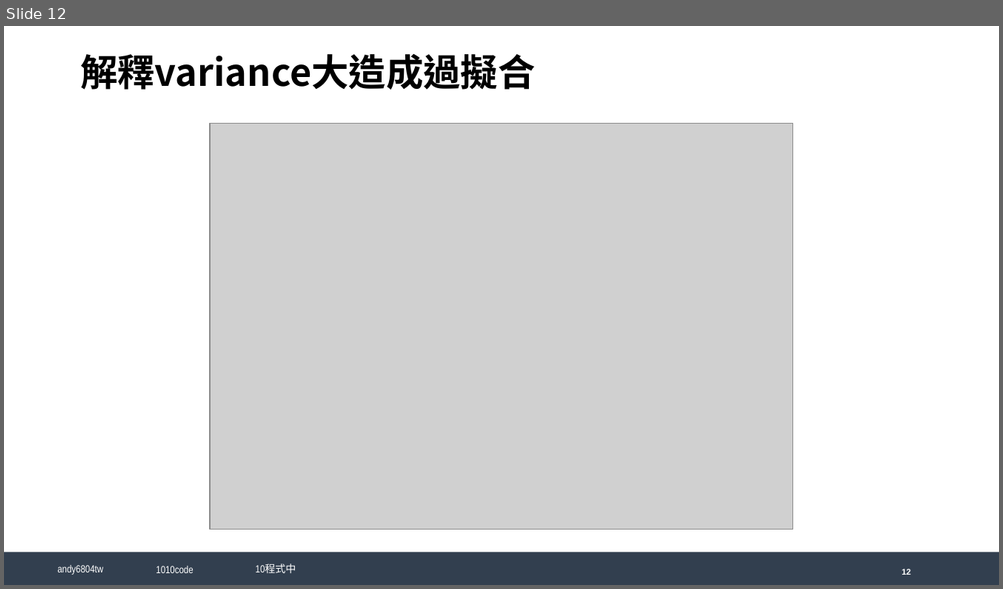
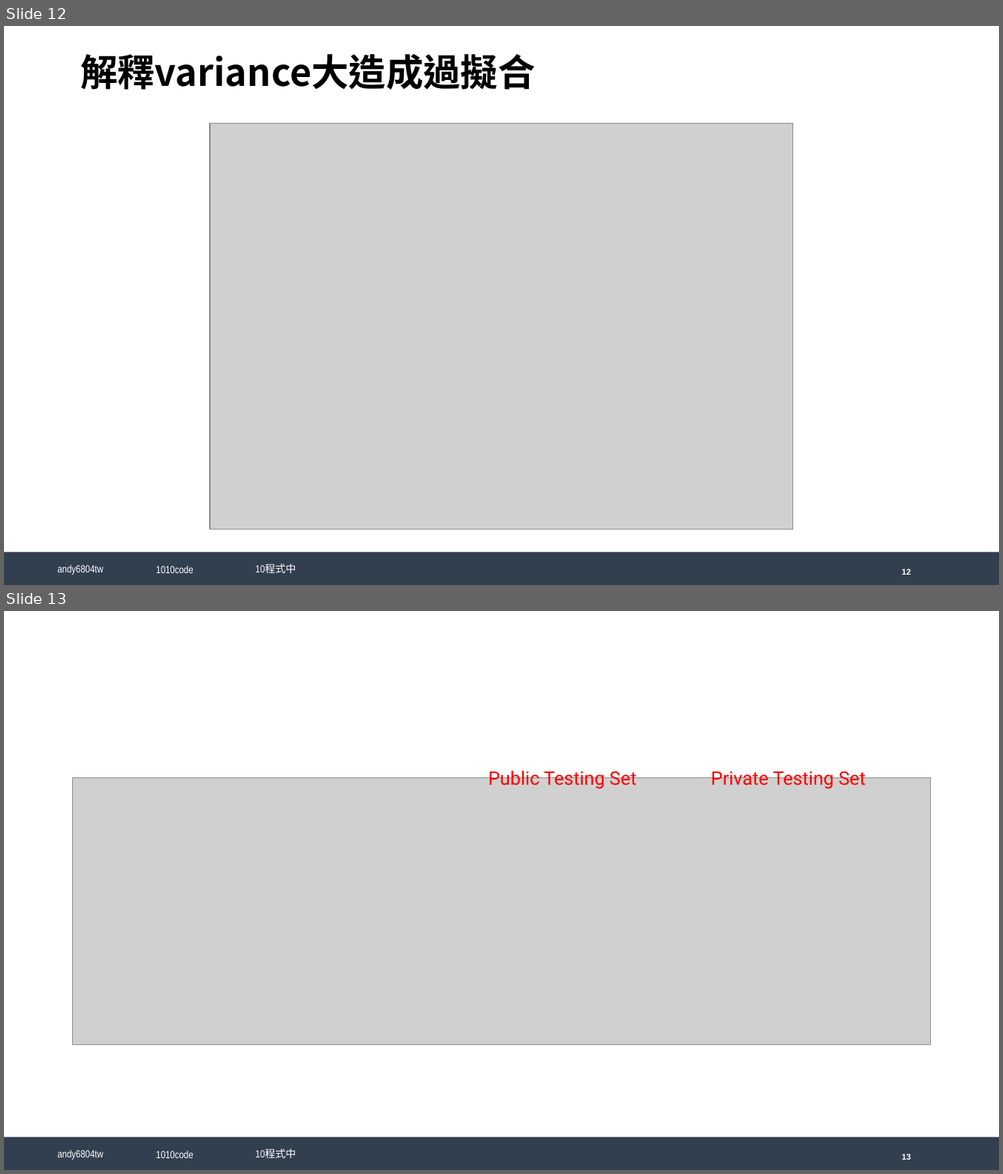
Before and after one commit to andy6804tw/crazyai-dl, a slide deck: docs/material/Deep Learning.pptx. Shown one above the other, each under a label of ours: slide 12 before the commit, slides 12 and 13 after it. The pictures are 1003x589 and 1003x1174 pixels, drawn with LibreOffice and Linux fonts; fonts in the diff are those of the drawing; grey boxes stand for pictures; background and template pictures are left out. Boxes give left, top, right and bottom in pixels: in the first picture for what was removed or moved away, otherwise in the second. Text is boxed around its words. In the diff, an @@ line names an element or a change of style, - is before the commit and + after.

```diff
--- a/docs/material/Deep Learning.pptx
+++ b/docs/material/Deep Learning.pptx
@@ slide 13 added at bbox=[4, 611, 999, 1170], background #FFFFFF; not listed: 5 template elements that a slide beside it also shows @@
@@ picture added at bbox=[73, 778, 930, 1046] @@
@@ text added at bbox=[488, 768, 637, 789], 18 pt, text #FF0000 @@
+Public Testing Set
@@ text added at bbox=[711, 768, 865, 789], 18 pt, text #FF0000 @@
+Private Testing Set
```
Also in this commit, not shown: 2 other slides added, 7 other files.
